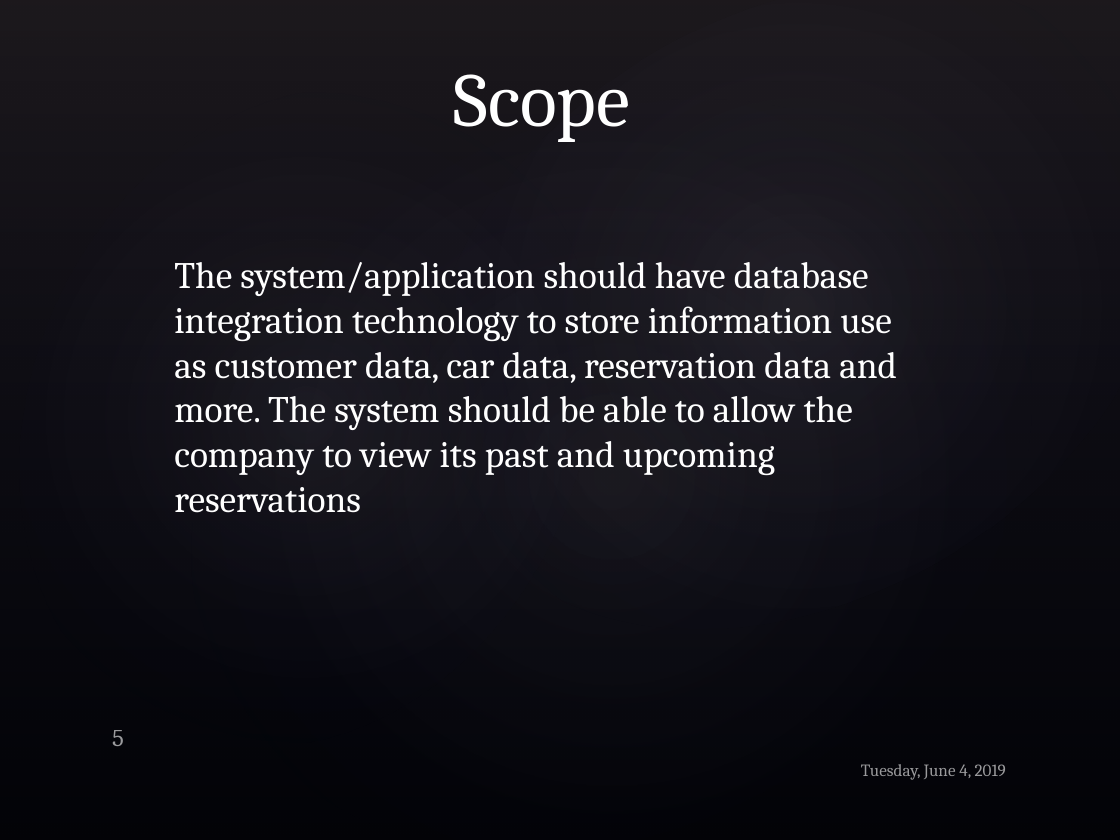
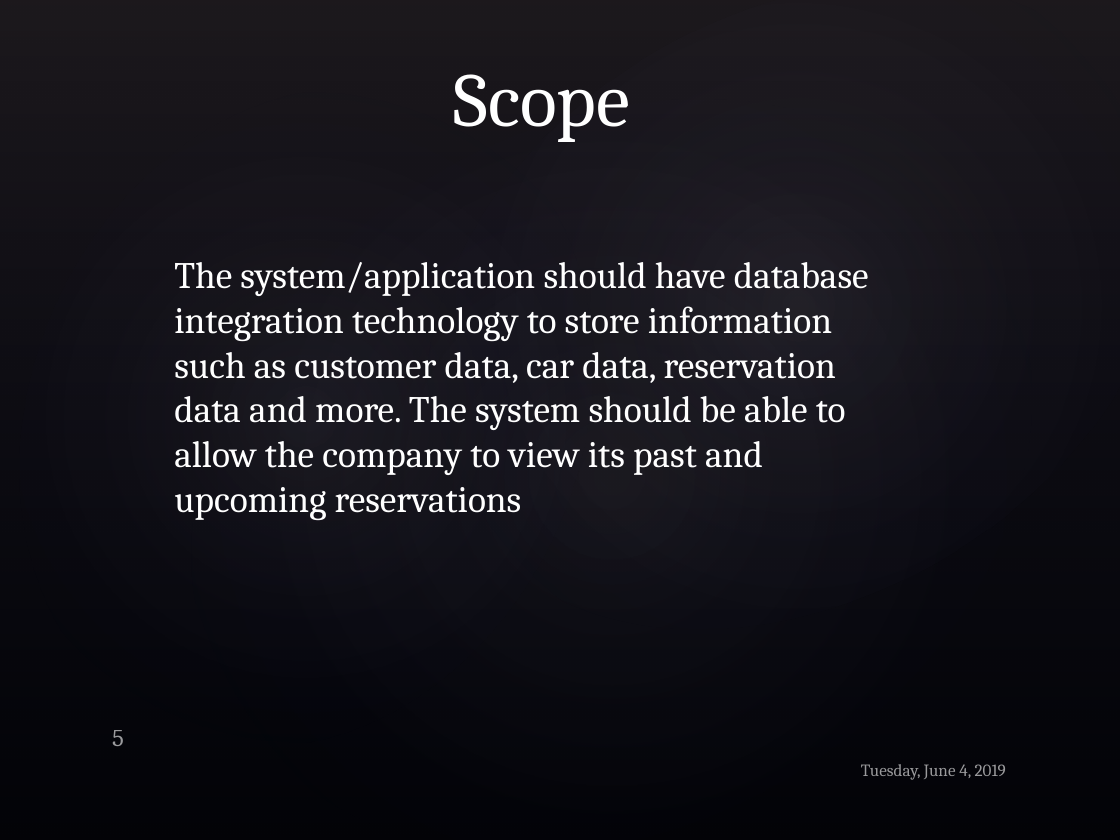
Before and after one commit to iv1660yg/MSU-ICS-370, a slide deck: slide 5 of Project_Inception.pptx. Drawn at 1120x840 pixels with LibreOffice and Linux fonts; fonts in the diff are those of the drawing; background and template pictures are left out. Boxes give left, top, right and bottom in pixels: in the first picture for what was removed or moved away, otherwise in the second. Text is boxed around its words. In the diff, an @@ line names an element or a change of style, - is before the commit and + after.

Commit message:
update ppx

```diff
--- a/Project_Inception.pptx
+++ b/Project_Inception.pptx
@@ text at box(174, 262, 869, 520): text changed @@
-The system/application should have database integration technology to store information use as customer data, car data, reservation data and more. The system should be able to allow the company to view its past and upcoming reservations
+The system/application should have database integration technology to store information such as customer data, car data, reservation data and more. The system should be able to allow the company to view its past and upcoming reservations
```
Also in this commit, not shown: 3 other slides changed.
